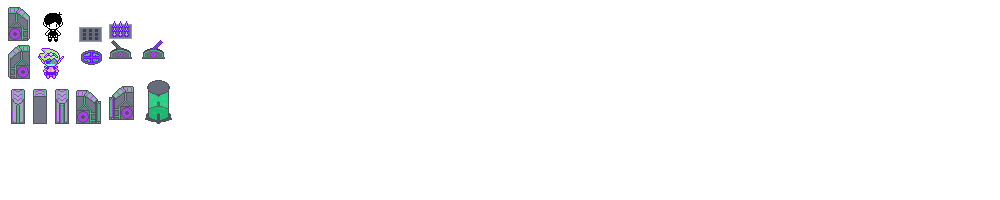
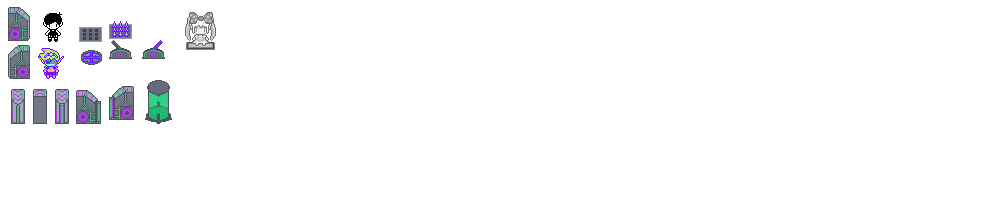
Two versions of the same layered image (1000×200). Layer-by-layer changes:
added layer "Layer 5" above "Layer 4" over [185, 12, 216, 50]
